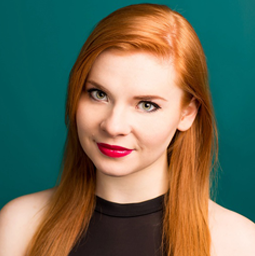
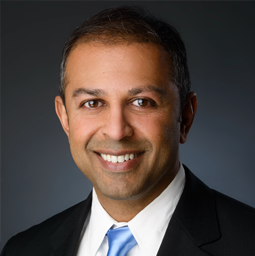
Comparing the layer stacks of the two (255, 256) images. Changes:
hid "Background copy 2" over bbox(0, 0, 255, 256)
renamed "Background copy 5" to "Background", moved it above "Background copy 3", painted on it over bbox(0, 0, 255, 256)
hid "Background copy 3" over bbox(0, 0, 255, 256)
hid "Background copy 4" over bbox(0, 0, 255, 256)
moved "Background copy" above "Background copy 6" over bbox(0, 0, 255, 256)
